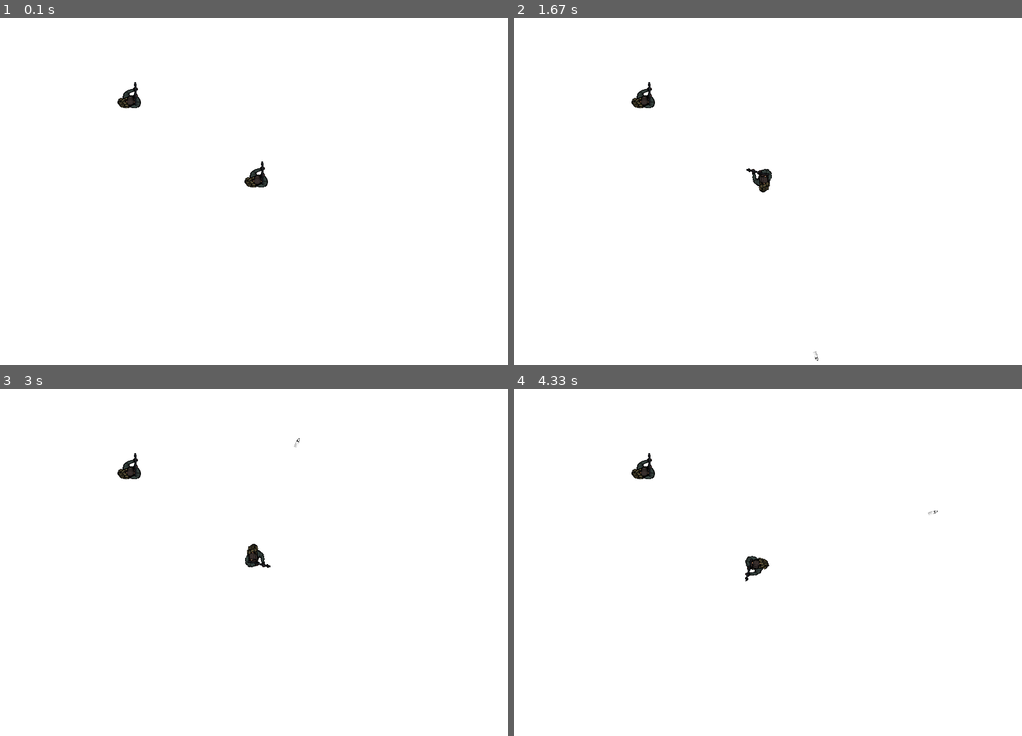
Above: before the commit, frames 1-4 (two rows, left to right).
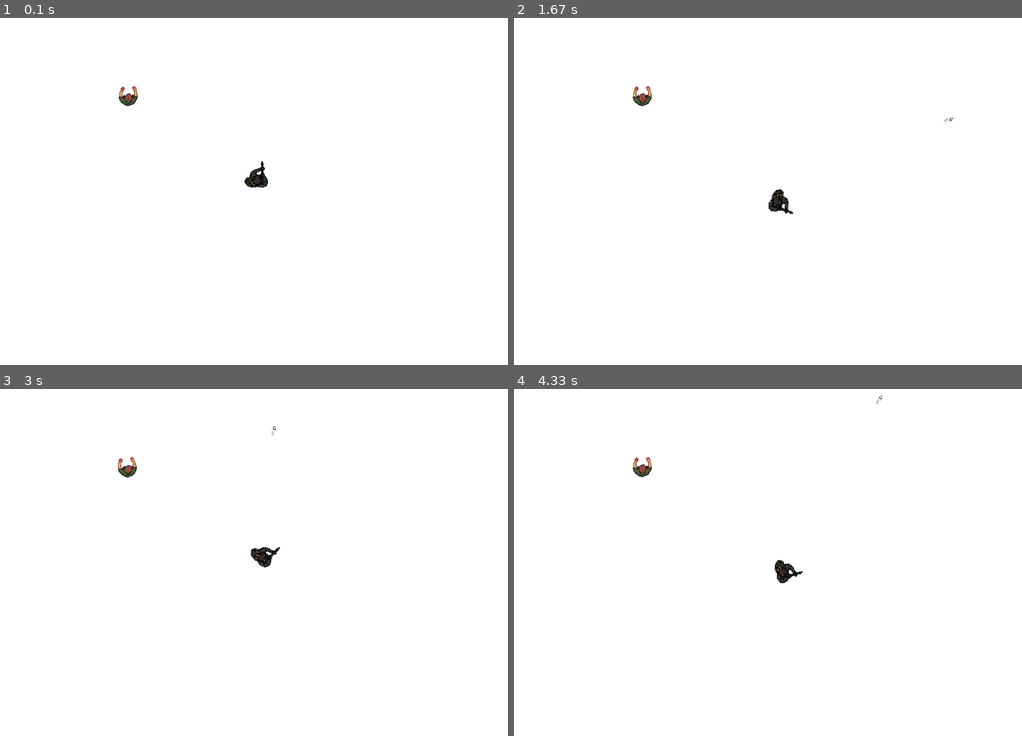
Above: after the commit, the same moments.

Repository: ArtMurMax/PhysTech_Game_project_DooM
Game: pygame game, started from DooM_main.py
Two runs of this game, one before a commit and one after it. Both use one fixed random seed, a clock stepped at 60 frames per second and the inputs below.
Inputs:
- Up to frame 1 (0.1 s): no input
- Up to frame 2 (1.67 s): tap A at 0.33 s; hold Right 0.67-1.13 s; hold D 0.67-1.13 s; hold Right 1.17-1.63 s; hold D 1.17-1.63 s; tap Space at 1.23, 1.53 s
- Up to frame 3 (3 s): hold Left 1.67-2.2 s; hold A 1.67-2.2 s; tap Space at 1.73, 2.03, 2.3, 2.6, 2.73 s; hold Left 2.23-2.63 s; hold A 2.23-2.63 s; hold Right from 2.67 s (still down); hold D from 2.67 s (still down)
- Up to frame 4 (4.33 s): tap Space at 3.03, 3.4, 3.7, 3.9, 4.2 s; release Right at 3.3 s; release D at 3.3 s; hold Left 3.33-3.8 s; hold A 3.33-3.8 s; hold Right 3.83-4.3 s; hold D 3.83-4.3 s

The runs differ from the first frame. In frame 1, 0.2% of the frame differs, in the area x 23-53%, y 18-49%; in frame 2, 0.6%, in the area x 23-87%, y 18-99%; in frame 3, 0.5%; in frame 4, 0.6%.

Commit message:
Добавлен зомби

Diff:
--- a/DooM_main.py
+++ b/DooM_main.py
@@ -5,19 +5,33 @@
 import os
 from time import time
 from DooM_objects import *
+import random
 
-def str(self, angle):
-    self.angle = angle
+def str_zombie(self):
+    vision, angle = self.check_vision()
+    if (vision or abs(self.angle - angle) < 1E-2 and abs(self.player_vector) < self.r_of_vision) and abs(self.player_vector) > 25:
+        self.angle = angle
+        self.velocity_rel.x = 0.25
+    elif 10 < abs(self.player_vector) <= 25:
+        self.velocity_rel.x = 0.25
+    elif abs(self.player_vector) <= 10:
+        animation(self, self.img_attack, 1.5, True)
+        self.player.hp -= self.damage
+        if random.randint(0, 25) == 0:
+            snd_zombie.play()
+        self.velocity_rel.x = 0
+    else:
+        self.velocity_rel.x = 0
 
 # Создаем игру и окно
 pygame.init()
 screen = pygame.display.set_mode((WIDTH, HEIGHT))
 pygame.display.set_caption("My Game")
 clock = pygame.time.Clock()
-player = Player(Vector(WIDTH/2, HEIGHT/2), 100, gun_type='shotgun')
+player = Player(Vector(WIDTH/2, HEIGHT/2), 100, 20, gun_type='shotgun')
 mobs.append(player)
 all_sprites.add(player)
-mobs.append(Enemy(Vector(200, 200), 180 * math.pi / 180, player, 100, str))
+mobs.append(Enemy('skeleton', Vector(200, 200), 180 * math.pi / 180, player, 100, str_zombie, 16, r_of_vision=300))
 all_sprites.add(mobs[-1]) #Берем последний элемент
 
 
@@ -31,6 +45,8 @@
     for event in pygame.event.get():
         # проверка для закрытия окна
         if event.type == pygame.QUIT:
+            running = False
+        if player.hp <= 0:
             running = False
         elif event.type == pygame.KEYDOWN:
             if event.key == pygame.K_SPACE and time() - player.last_shoot_time > player.reload_time:
--- a/DooM_objects.py
+++ b/DooM_objects.py
@@ -3,6 +3,7 @@
 import os
 import math
 from time import time
+import random
 
 WIDTH = 800
 HEIGHT = 650
@@ -19,9 +20,7 @@
 game_folder = os.path.dirname(__file__)
 img_folder = os.path.join(game_folder, 'img')
 locations_folder = os.path.join(img_folder, 'room2')
-player_folder = os.path.join(img_folder, 'player')
-player_move_folder = os.path.join(player_folder, 'move')
-player_reload_folder = os.path.join(player_folder, 'reload')
+mob_folder = os.path.join(img_folder, 'mob')
 bullet_img = pygame.transform.scale(pygame.image.load(os.path.join(img_folder, 'bullet.png')), (5, 16))
 invisible_bullet_img = bullet_img #pygame.image.load(os.path.join(img_folder, 'invisible_bullet.png'))
 locations_imgs = [pygame.image.load(os.path.join(locations_folder, 'room00%02i.png' % (i))) for i in range(16)]
@@ -29,6 +28,7 @@
 snd_dir = os.path.join(game_folder, 'snd')
 snd_shoot = pygame.mixer.Sound(os.path.join(snd_dir, 'shotgun_shot.wav'))
 snd_reload = pygame.mixer.Sound(os.path.join(snd_dir, 'shotgun_reload.wav'))
+snd_zombie = pygame.mixer.Sound(os.path.join(snd_dir, 'zombie_attack.wav'))
 
 all_sprites = pygame.sprite.Group()
 mobs = []
@@ -38,6 +38,9 @@
         self.x = x
         self.y = y
 
+    def __abs__(self):
+        return (self.x**2 + self.y**2)**0.5
+
     def __add__(self, other):
         return Vector(self.x + other.x, self.y + other.y)
 
@@ -47,18 +50,18 @@
     def __mul__(self, other):
         return self.x * other.x + self.y * other.y
 
-def animation(obj, imgs, speed, cyclic, from_begin=False):
+def animation(obj, imgs, frame_time, cyclic, from_begin=False):
     '''Процедура анимирует объекты
     obj - объект
     imgs - список его изображений
-    speed - раз в сколько кадров обновлять
+    frame_time - раз в сколько кадров обновлять
     cycic - цикличная ли анимация
     from_begin - начать анимацию заново'''
     end = False;
 
     if from_begin:
         obj.img_number = 0
-    if time() - obj.time_last_img_upd >= speed / FPS:
+    if time() - obj.time_last_img_upd >= frame_time / FPS:
         obj.time_last_img_upd = time()
         obj.img_number += 1
         if obj.img_number >= len(imgs):
@@ -123,15 +126,27 @@
     Общий класс для всех мобов
     angle ∈ [0; 2*pi)
     '''
-    def __init__(self, position, hp, *, gun_type='shotgun', location='surface', velocity=[0 ,0], reload_time=0.4):
+    def __init__(self, position, hp, image_number, *, gun_type='', location='surface', velocity=[0 ,0], reload_time=0.4):
         pygame.sprite.Sprite.__init__(self)
         self.position = position
         self.gun_type = gun_type
-        self.imgs = [pygame.transform.scale(pygame.image.load(os.path.join(player_move_folder,
-                    'survivor-move_%s_%i.png' % (self.gun_type, i))), (51, 51)) for i in range(20)]
-        self.img_reload = [pygame.transform.scale(pygame.image.load(os.path.join(player_reload_folder,
-                    'survivor-reload_%s_%i.png' % (self.gun_type, i))), (51, 51)) for i in range(20)]
-        self.original_image = self.image = self.imgs[0]
+        if self.gun_type:
+            self.gun_type += '_'
+        if self.name == 'skeleton':
+            self.img_idle = [pygame.transform.scale(pygame.image.load(os.path.join(mob_folder,
+                                    '%s-idle_%s%i.png' % (self.name, self.gun_type, i))), (40, 40)) for i in range(image_number)]
+        #Кривая графика зомби
+            self.img_attack = [pygame.transform.scale(pygame.image.load(os.path.join(mob_folder,
+                                    '%s-attack_%s%i.png' % (self.name, self.gun_type, i))), (51, 51)) for i in range(8)]
+        else:
+            self.img_idle = [pygame.transform.scale(pygame.image.load(os.path.join(mob_folder,
+                                    '%s-idle_%s%i.png' % (self.name, self.gun_type, i))), (51, 51)) for i in range(image_number)]
+        self.img_move = [pygame.transform.scale(pygame.image.load(os.path.join(mob_folder,
+                                    '%s-move_%s%i.png' % (self.name, self.gun_type, i))), (51, 51)) for i in range(image_number)]
+        if self.name == 'survivor':
+            self.img_reload = [pygame.transform.scale(pygame.image.load(os.path.join(mob_folder,
+                        '%s-reload_%s%i.png' % (self.name, self.gun_type, i))), (51, 51)) for i in range(20)]
+        self.original_image = self.image = self.img_move[0]
         self.rect = self.image.get_rect()
         self.rect.center = (self.position.x, self.position.y)
         self.angle = 3/2*math.pi
@@ -151,7 +166,7 @@
     def shoot(self):
         self.shooting = True
         self.shots += 1
-        bullet = Bullet(self.gun_position, self.angle, 50, bullet_img)
+        bullet = Bullet(self.gun_position, self.angle, 40, bullet_img)
         all_sprites.add(bullet)
         self.__class__.bullets.add(bullet)
         snd_shoot.play()
@@ -174,10 +189,10 @@
         if self.shooting and self.shots >= 5:
             if self.first_for_sound:
                 snd_reload.play()
-                self.first_for_sound = False;
+                self.first_for_sound = False
             is_end = animation(self, self.img_reload, self.reload_time * FPS / len(self.img_reload), False)
             if is_end:
-                self.first_for_sound = True;
+                self.first_for_sound = True
                 self.shots = 0
                 self.shooting = False
                 self.img_number = 0
@@ -197,31 +212,33 @@
             if self.rect.top < 0:
                 self.rect.top = 0
 
-            animation(self, self.imgs, 1, True)
-            self.shooting = False;
+            animation(self, self.img_move, 1.5, True)
+            self.shooting = False
+        else:
+            animation(self, self.img_idle, 1.5, True)
 
 
 
 class Enemy(Mob):
     bullets = pygame.sprite.Group()
 
-    def __init__(self, point, angle_of_vision, player, hp, strategy, *, location='surface'):
-        super().__init__(point, hp)
+    def __init__(self, name, point, angle_of_vision, player, hp, strategy, image_number, *, location='surface', r_of_vision=abs(Vector(WIDTH, HEIGHT)), damage=1):
+        self.name = name
+        self.r_of_vision = r_of_vision
+        super().__init__(point, hp, image_number)
         self.angle_of_vision = angle_of_vision
         self.player_position = point
         self.player = player
         self.strategy = strategy
+        self.damage = damage
         Enemy.invisible_bullets = pygame.sprite.Group()
 
     def check_vision(self):
-        player_vector = self.player.position - self.gun_position
-        angle = math.atan2(player_vector.y, player_vector.x) % (2*math.pi)
+        angle = math.atan2(self.player_vector.y, self.player_vector.x) % (2*math.pi)
 
         vision = False
-        if self.angle - angle < 1E-4:
-            vision = True
-        elif (self.angle + self.angle_of_vision / 2) % (2*math.pi) > angle or (self.angle - self.angle_of_vision / 2) % (2*math.pi) < angle:
-            if not Enemy.invisible_bullets:
+        if (self.angle + self.angle_of_vision / 2) % (2*math.pi) > angle or (self.angle - self.angle_of_vision / 2) % (2*math.pi) < angle:
+            if not Enemy.invisible_bullets and abs(self.player_vector) < self.r_of_vision:
                 invisible_bullet = Bullet(self.gun_position, angle, invisible_bullet_img)
                 Enemy.invisible_bullets.add(invisible_bullet)
                 all_sprites.add(
@@ -236,14 +253,14 @@
         return vision, angle
 
     def update(self):
+        self.player_vector = self.player.position - self.gun_position
         self.check_bullet(Player.bullets)
-        vision, angle = self.check_vision()
-        if vision:
-            self.strategy(self, angle)
+        self.strategy(self)
         self.move()
 
 
 class Player(Mob):
+    name = 'survivor'
     bullets = pygame.sprite.Group()
 
 
@@ -253,9 +270,9 @@
 
         keystate = pygame.key.get_pressed()
         if keystate[pygame.K_LEFT]:
-            self.w = -5 * math.pi / 180
+            self.w = -2 * math.pi / 180
         if keystate[pygame.K_RIGHT]:
-            self.w = 5 * math.pi / 180
+            self.w = 2 * math.pi / 180
 
         if keystate[pygame.K_a]:
             self.velocity_rel.y = -1
Binary file added: img/mob/shotgun/idle/survivor-idle_shotgun_0.png
Binary file added: img/mob/shotgun/idle/survivor-idle_shotgun_1.png
Binary file added: img/mob/shotgun/idle/survivor-idle_shotgun_10.png
Binary file added: img/mob/shotgun/idle/survivor-idle_shotgun_11.png
Binary file added: img/mob/shotgun/idle/survivor-idle_shotgun_12.png
Binary file added: img/mob/shotgun/idle/survivor-idle_shotgun_13.png
Binary file added: img/mob/shotgun/idle/survivor-idle_shotgun_14.png
Binary file added: img/mob/shotgun/idle/survivor-idle_shotgun_15.png
Binary file added: img/mob/shotgun/idle/survivor-idle_shotgun_16.png
Binary file added: img/mob/shotgun/idle/survivor-idle_shotgun_17.png
Binary file added: img/mob/shotgun/idle/survivor-idle_shotgun_18.png
Binary file added: img/mob/shotgun/idle/survivor-idle_shotgun_19.png
(and 221 more such lines)
